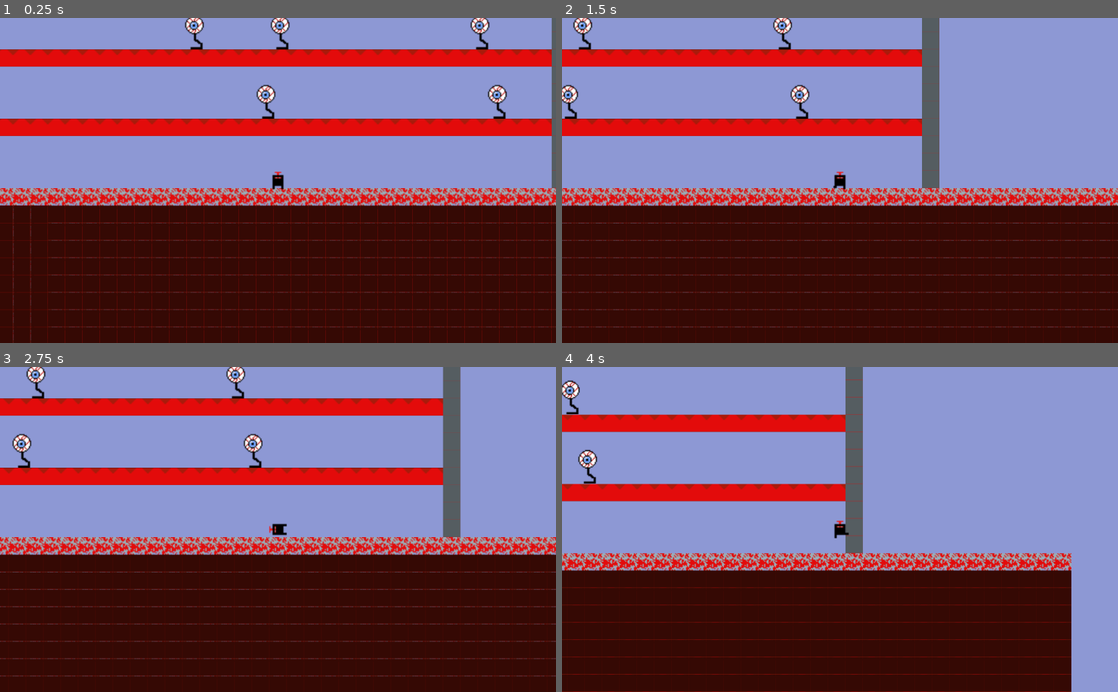
Above: before the commit, frames 1-4 (two rows, left to right).
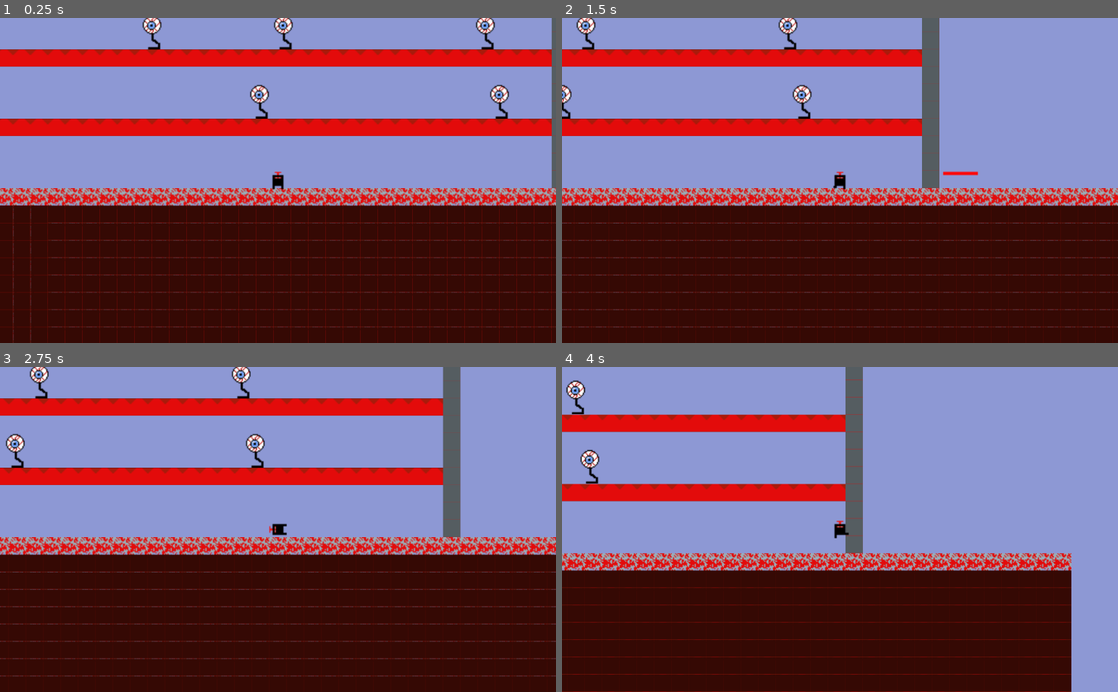
Above: after the commit, the same moments.

Repository: tompasini/Born4Lazers
Game: Godot game, scene res://Worlds/Red World/RedLevel3.tscn
The game is run twice, just before and just after one commit, with the same random seed, the same clock (stepped at 60 frames per second) and the same inputs. This scene is started directly instead of the project's main scene.
Inputs (mouse positions are in pixels of both pictures, inside the frame that each line leads up to):
- Up to frame 1 (0.25 s): no input
- Up to frame 2 (1.5 s): move the mouse to (962, 164) at 0.52 s; hold Shift (run) 0.53-1.28 s; hold D (right) from 0.53 s (still down); tap Space (jump) at 0.77, 1.07 s; move the mouse to (728, 196) at 1.27 s; click (728, 196) at 1.35 s
- Up to frame 3 (2.75 s): tap Space (jump) at 1.52, 1.82 s; move the mouse to (333, 458) at 2.02 s; release D (right) at 2.03 s; hold A (left) from 2.03 s (still down); hold Shift (run) from 2.03 s (still down)
- Up to frame 4 (4 s): move the mouse to (812, 594) at 2.77 s; release A (left) at 2.78 s; release Shift (run) at 2.78 s; hold D (right) from 2.78 s (still down); click (812, 594) at 2.85 s; tap Space (jump) at 3.02, 3.32, 3.77 s; move the mouse to (1006, 578) at 3.52 s; hold Shift (run) from 3.53 s (still down)

The runs differ from the first frame. In frame 1, 1.4% of the frame differs, in the area x 25-92%, y 0-31%; in frame 2, 1.0%; in frame 3, 1.0%; in frame 4, 0.5%.

Commit message:
attempt to fix level 3 eyebes bug

Diff:
--- a/Worlds/Red World/RedLevel3.tscn
+++ b/Worlds/Red World/RedLevel3.tscn
@@ -40,8 +40,8 @@
 script = ExtResource( 7 )
 
 [node name="Sprite" type="Sprite" parent="."]
-position = Vector2( 384.5, 49.0004 )
-scale = Vector2( 2.57031, 1.81667 )
+position = Vector2( 361, 6.50054 )
+scale = Vector2( 2.64375, 1.99375 )
 texture = ExtResource( 8 )
 
 [node name="TilesOneWay" type="TileMap" parent="."]
@@ -124,38 +124,38 @@
 
 [node name="Eyebes" type="Node2D" parent="."]
 
-[node name="Eyebes2" parent="Eyebes" instance=ExtResource( 1 )]
-position = Vector2( 229, -175 )
+[node name="Eyebes" parent="Eyebes" instance=ExtResource( 1 )]
+position = Vector2( 86, 144 )
 
-[node name="Eyebes15" parent="Eyebes" instance=ExtResource( 1 )]
-position = Vector2( 105, 80 )
+[node name="Eyebes5" parent="Eyebes" instance=ExtResource( 1 )]
+position = Vector2( 307, 144 )
 
-[node name="Eyebes14" parent="Eyebes" instance=ExtResource( 1 )]
-position = Vector2( -154, -48 )
+[node name="Eyebes6" parent="Eyebes" instance=ExtResource( 1 )]
+position = Vector2( -13, 80 )
+
+[node name="Eyebes7" parent="Eyebes" instance=ExtResource( 1 )]
+position = Vector2( 108, 80 )
+
+[node name="Eyebes10" parent="Eyebes" instance=ExtResource( 1 )]
+position = Vector2( 294, 80 )
+
+[node name="Eyebes4" parent="Eyebes" instance=ExtResource( 1 )]
+position = Vector2( -139, 16 )
+
+[node name="Eyebes11" parent="Eyebes" instance=ExtResource( 1 )]
+position = Vector2( 103, 16 )
+
+[node name="Eyebes3" parent="Eyebes" instance=ExtResource( 1 )]
+position = Vector2( -157, -48 )
 
 [node name="Eyebes12" parent="Eyebes" instance=ExtResource( 1 )]
-position = Vector2( 92, 144 )
+position = Vector2( -184, -113 )
 
-[node name="Eyebes11" parent="Eyebes" instance=ExtResource( 1 )]
-position = Vector2( -138, 17 )
-
-[node name="Eyebes10" parent="Eyebes" instance=ExtResource( 1 )]
-position = Vector2( 26, 80 )
-
-[node name="Eyebes3" parent="Eyebes" instance=ExtResource( 1 )]
-position = Vector2( 92, 17 )
-
-[node name="Eyebes4" parent="Eyebes" instance=ExtResource( 1 )]
-position = Vector2( 289, 80 )
-
-[node name="Eyebes6" parent="Eyebes" instance=ExtResource( 1 )]
-position = Vector2( 305, 144 )
+[node name="Eyebes9" parent="Eyebes" instance=ExtResource( 1 )]
+position = Vector2( -43, -176 )
 
 [node name="Eyebes8" parent="Eyebes" instance=ExtResource( 1 )]
-position = Vector2( -40, -175 )
-
-[node name="Eyebes9" parent="Eyebes" instance=ExtResource( 1 )]
-position = Vector2( -184, -111 )
+position = Vector2( 229, -176 )
 
 [node name="Switch" parent="." instance=ExtResource( 5 )]
 position = Vector2( 306, -192 )
